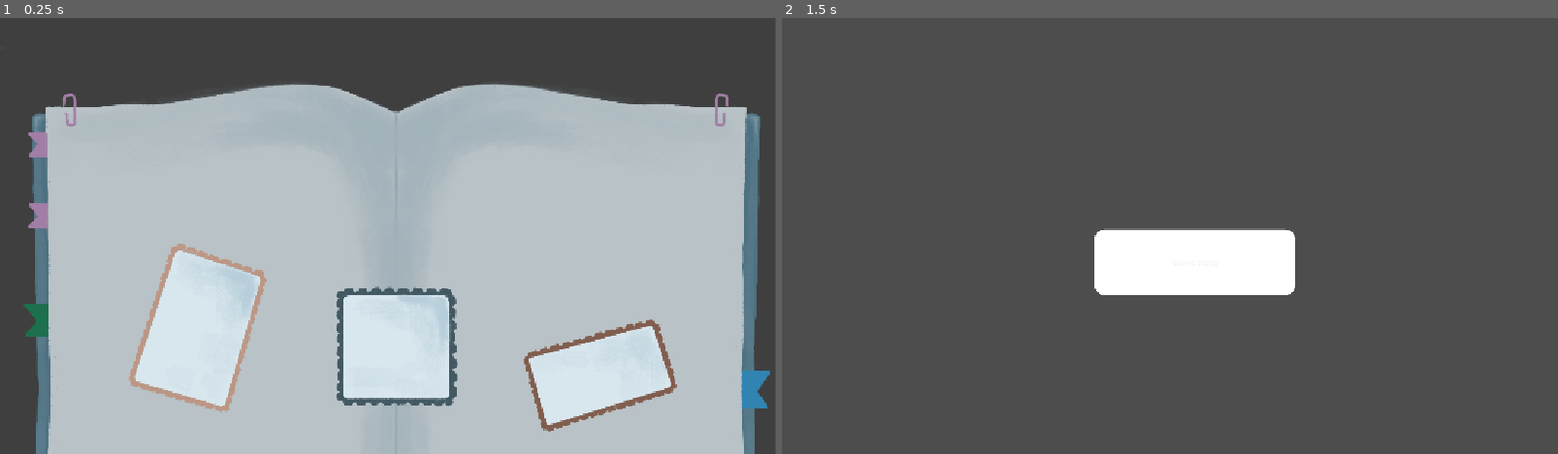
Above: before the commit, frames 1-2 (left to right).
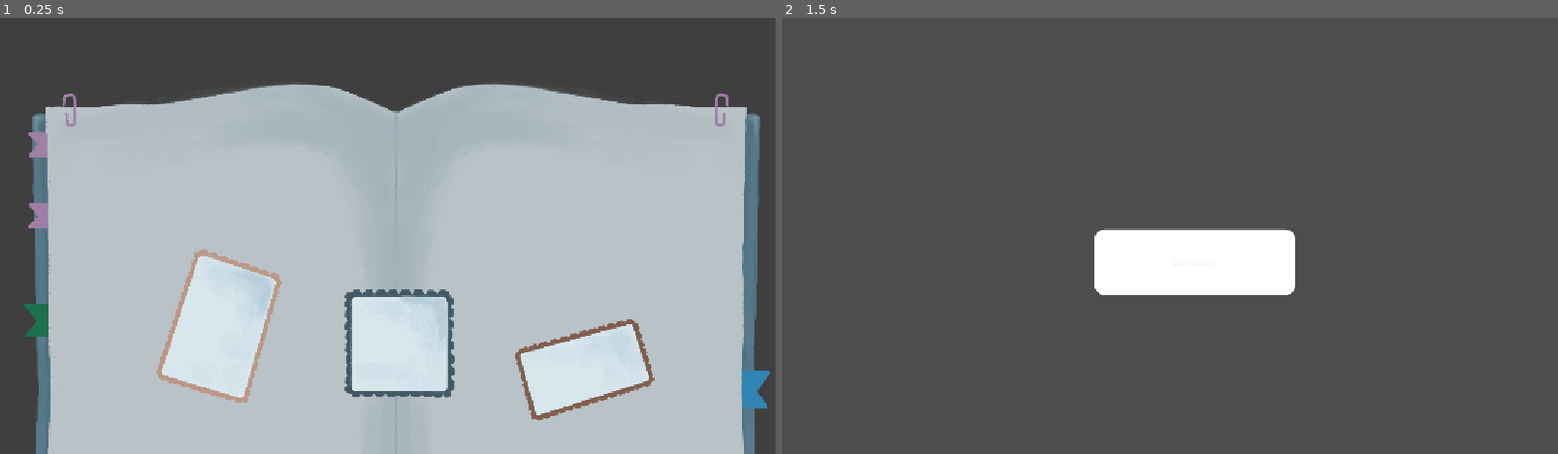
Above: after the commit, the same moments.

Repository: Blulow/octavuss_office
Game: Godot game, scene res://scenes/main_menu.tscn
Two runs of this game, one before a commit and one after it. Both use one fixed random seed, a clock stepped at 60 frames per second and the inputs below. This scene is started directly instead of the project's main scene.
Inputs (mouse positions are in pixels of both pictures, inside the frame that each line leads up to; where the layout moved, square brackets give the same spot in the first picture):
- Up to frame 1 (0.25 s): no input
- Up to frame 2 (1.5 s): click (999, 327) [976, 327] at 0.5 s; click "Game stato" at 1.25 s

The runs differ from the first frame. In frame 1, 5.5% of the frame differs, in the area x 16-88%, y 51-95%; in frame 2, nothing differs.

Commit message:
reposition btton

Diff:
--- a/project.godot
+++ b/project.godot
@@ -20,10 +20,6 @@
 window/stretch/mode="canvas_items"
 window/stretch/aspect="expand"
 
-[physics]
-
-3d/physics_engine="Jolt Physics"
-
 [input]
 
 interact={
@@ -32,6 +28,10 @@
 ]
 }
 
+[physics]
+
+3d/physics_engine="Jolt Physics"
+
 [rendering]
 
 rendering_device/driver.windows="d3d12"
--- a/scenes/main_menu.tscn
+++ b/scenes/main_menu.tscn
@@ -2,7 +2,7 @@
 
 [ext_resource type="Texture2D" uid="uid://dpkjge68xd52t" path="res://assets/buttons/checkpoint ui buku.png" id="1_bqqt6"]
 [ext_resource type="PackedScene" uid="uid://cmvpkpsuyyt8l" path="res://scenes/button.tscn" id="1_ekxnf"]
-[ext_resource type="Texture2D" uid="uid://c7cymthurjxhu" path="res://assets/buttons/setting button copy.png" id="3_wu84c"]
+[ext_resource type="Texture2D" uid="uid://c7cymthurjxhu" path="res://assets/buttons/start button.png" id="3_8ln24"]
 [ext_resource type="Texture2D" uid="uid://b7krbbr7nu755" path="res://assets/buttons/setting button.png" id="4_8ln24"]
 [ext_resource type="Texture2D" uid="uid://bdv8fkihlptlm" path="res://assets/buttons/quit game button.png" id="5_rtw2f"]
 
@@ -19,25 +19,35 @@
 scale = Vector2(0.6006775, 0.6009462)
 texture = ExtResource("1_bqqt6")
 
-[node name="Start Button" parent="Sprite2D" unique_id=258782434 instance=ExtResource("1_ekxnf")]
+[node name="buttons" type="Control" parent="." unique_id=995117543]
 anchors_preset = 0
-offset_left = -174.80266
-offset_top = 74.8819
-offset_right = 217.19734
+offset_left = 579.0
+offset_top = 333.0
+offset_right = 619.0
+offset_bottom = 373.0
+scale = Vector2(0.5454861, 0.5506109)
+
+[node name="Start Button" parent="buttons" unique_id=258782434 instance=ExtResource("1_ekxnf")]
+layout_mode = 0
+anchors_preset = 0
+offset_left = -174.80267
+offset_top = 74.88189
+offset_right = 217.19733
 offset_bottom = 457.8819
 grow_horizontal = 1
 grow_vertical = 1
 scale = Vector2(0.93877405, 0.9044503)
 text = ""
-icon = ExtResource("3_wu84c")
+icon = ExtResource("3_8ln24")
 flat = true
 
-[node name="Settings button" parent="Sprite2D" unique_id=1830258996 instance=ExtResource("1_ekxnf")]
+[node name="Settings button" parent="buttons" unique_id=1830258996 instance=ExtResource("1_ekxnf")]
+layout_mode = 0
 anchors_preset = 0
 offset_left = -684.2274
-offset_top = -18.304478
+offset_top = -18.304493
 offset_right = -256.22742
-offset_bottom = 474.69553
+offset_bottom = 474.6955
 grow_horizontal = 1
 grow_vertical = 1
 scale = Vector2(0.8865778, 0.92243594)
@@ -45,10 +55,11 @@
 icon = ExtResource("4_8ln24")
 flat = true
 
-[node name="Quitgame" parent="Sprite2D" unique_id=534266908 instance=ExtResource("1_ekxnf")]
+[node name="Quitgame" parent="buttons" unique_id=534266908 instance=ExtResource("1_ekxnf")]
+layout_mode = 0
 anchors_preset = 0
-offset_left = 281.349
-offset_top = 149.76381
+offset_left = 281.34897
+offset_top = 149.76376
 offset_right = 775.349
 offset_bottom = 532.7638
 grow_horizontal = 1
@@ -58,6 +69,6 @@
 icon = ExtResource("5_rtw2f")
 flat = true
 
-[connection signal="pressed" from="Sprite2D/Start Button" to="Sprite2D/Start Button" method="_on_pressed"]
-[connection signal="pressed" from="Sprite2D/Settings button" to="Sprite2D/Start Button" method="_on_settings_button_pressed"]
-[connection signal="pressed" from="Sprite2D/Quitgame" to="Sprite2D/Start Button" method="_on_quitgame_pressed"]
+[connection signal="pressed" from="buttons/Start Button" to="buttons/Start Button" method="_on_pressed"]
+[connection signal="pressed" from="buttons/Settings button" to="buttons/Start Button" method="_on_settings_button_pressed"]
+[connection signal="pressed" from="buttons/Quitgame" to="buttons/Start Button" method="_on_quitgame_pressed"]
Renamed: assets/buttons/setting button copy.png -> assets/buttons/start button.png
Not shown, changed: assets/buttons/start button.png.import
